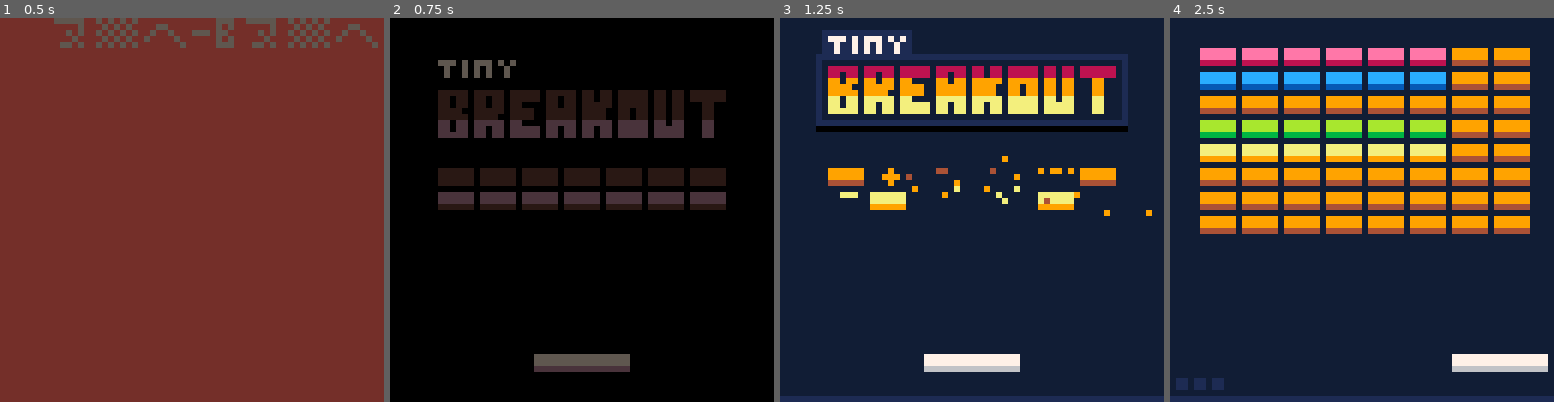
Above: before the commit, frames 1-4 (left to right).
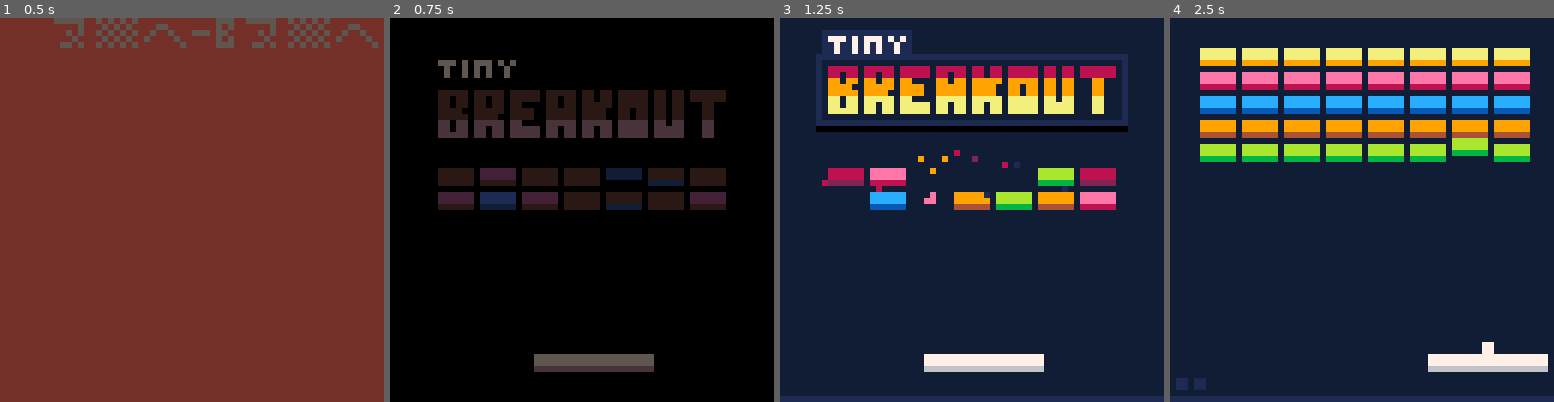
Above: after the commit, the same moments.

Repository: kevinthompson/tiny-breakout-p8
Game: PICO-8 cartridge main.p8
The game is run twice, just before and just after one commit, with the same random seed, the same clock (stepped at 60 frames per second) and the same inputs.
Inputs:
- Up to frame 1 (0.5 s): tap X (X key) at 0.33 s
- Up to frame 2 (0.75 s): tap O (Z key) at 0.7 s
- Up to frame 3 (1.25 s): tap X (X key) at 1.07 s
- Up to frame 4 (2.5 s): hold Right 1.6-2.1 s; tap O (Z key) at 1.7, 2.1 s; tap X (X key) at 1.85 s; hold Up 2.15-2.42 s; hold Right from 2.47 s (still down)

Frame 1 is identical in both runs. In frame 2, 2.6% of the frame differs, in the area x 23-77%, y 39-93%; in frame 3, 5.0%; in frame 4, 28%, in the area x 7-94%, y 7-97%.

Commit message:
additional sound effects

Diff:
--- a/main.p8
+++ b/main.p8
@@ -8,6 +8,7 @@
 #include scripts/debug.lua
 #include scripts/class.lua
 
+#include scripts/animation.lua
 #include scripts/async.lua
 #include scripts/game_object.lua
 #include scripts/entity.lua
@@ -31,14 +32,14 @@
 #include scripts/main.lua
 
 __gfx__
-00000000eeeeee990000000000000000000000000000000000000000000000000000000000000000000000000000000000000000000000000000000000000000
-00000000cccccc990000000000000000000000000000000000000000000000000000000000000000000000000000000000000000000000000000000000000000
-00700700999999990000000000000000000000000000000000000000000000000000000000000000000000000000000000000000000000000000000000000000
-00077000bbbbbb990000000000000000000000000000000000000000000000000000000000000000000000000000000000000000000000000000000000000000
-00077000aaaaaa990000000000000000000000000000000000000000000000000000000000000000000000000000000000000000000000000000000000000000
-00700700999999990000000000000000000000000000000000000000000000000000000000000000000000000000000000000000000000000000000000000000
-00000000999999990000000000000000000000000000000000000000000000000000000000000000000000000000000000000000000000000000000000000000
-00000000999999990000000000000000000000000000000000000000000000000000000000000000000000000000000000000000000000000000000000000000
+00000000aaaaaaaa0000000000000000000000000000000000000000000000000000000000000000000000000000000000000000000000000000000000000000
+00000000eeeeeeee0000000000000000000000000000000000000000000000000000000000000000000000000000000000000000000000000000000000000000
+00700700cccccccc0000000000000000000000000000000000000000000000000000000000000000000000000000000000000000000000000000000000000000
+00077000999999990000000000000000000000000000000000000000000000000000000000000000000000000000000000000000000000000000000000000000
+00077000bbbbbbbb0000000000000000000000000000000000000000000000000000000000000000000000000000000000000000000000000000000000000000
+00700700000000000000000000000000000000000000000000000000000000000000000000000000000000000000000000000000000000000000000000000000
+00000000000000000000000000000000000000000000000000000000000000000000000000000000000000000000000000000000000000000000000000000000
+00000000000000000000000000000000000000000000000000000000000000000000000000000000000000000000000000000000000000000000000000000000
 00000000aaaaaaaa0000000000000000000000000000000000000000000000000000000000000000000000000000000000000000000000000000000000000000
 00000000eeeeeeee0000000000000000000000000000000000000000000000000000000000000000000000000000000000000000000000000000000000000000
 00000000cccccccc0000000000000000000000000000000000000000000000000000000000000000000000000000000000000000000000000000000000000000
--- /dev/null
+++ b/scripts/animation.lua
@@ -0,0 +1,11 @@
+function ease_in(t)
+	return t^2
+end
+
+function ease_out(t)
+	return 1 - (t - 1)^2
+end
+
+function ease_in_out(t)
+  return t < .5 and 2 * t^2 or 1 - 2 * (t - 1)^2
+end
--- a/scripts/entities/ball.lua
+++ b/scripts/entities/ball.lua
@@ -3,8 +3,8 @@
   width = 2,
   height = 2,
   speed = 0.25,
-  min_speed = 0.2,
-  max_speed = 0.8,
+  min_speed = 0.3,
+  max_speed = 0.9,
   active = false,
   sy = 3,
 
@@ -22,8 +22,9 @@
     if vx == 0 and vy == 0 then
       x = player.x + player.width / 2 - 1
     else
-      vx = sgn(vx) * speed
-      vy = sgn(vy) * speed
+      local a = atan2(vx, vy)
+      vx = cos(a) * speed
+      vy = sin(a) * speed
     end
   end,
 
@@ -36,13 +37,19 @@
 
     -- use angle to paddle
     if other:is(paddle) then
+      y = other.y - height
+
       local px = other.x + other.width / 2
       local py = other.y + other.height / 2
       local bx = x + width / 2
       local by = y + height / 2
       local a = atan2(bx - px, by - py)
+
+      -- restrict angle
+      a = mid(.125, a, .375)
       vx = cos(a) * speed
       vy = sin(a) * speed
+
       sfx(2)
     elseif other:is(brick) then
       sfx(1)
@@ -53,7 +60,7 @@
 
   launch = function(_ENV)
     vy = -speed
-    vx = speed
+    vx = (player.x + player.width / 2 >= 32 and speed or -speed)
     active = true
   end,
 
--- a/scripts/entities/block.lua
+++ b/scripts/entities/block.lua
@@ -7,30 +7,31 @@
 
   -- drawing offset
   delay = 0,
-  oy = 0,
 
   after_init = function(_ENV)
     secondary_color = color_map[primary_color]
 
-    if oy != 0 then
+    if sy != 0 then
       async(function()
-        local iy = oy
+        local iy = sy
         local frames = 15
 
         wait(delay)
 
         for i = 1, frames do
-          oy = lerp(iy, 0, 1 - ((i/frames) - 1)^2)
+          sy = lerp(iy, 0, ease_out(i/frames))
           yield()
         end
+
+        sfx(6)
       end)
     end
   end,
 
   draw_shape = function(_ENV)
     local x2 = x + width - 1
-    local y2 = oy + y + height - 1
-    rectfill(x, oy + y, x2, y2 - 1, primary_color)
+    local y2 = sy + y + height - 1
+    rectfill(x, sy + y, x2, y2 - 1, primary_color)
     line(x, y2, x2, y2, secondary_color)
   end
 })
--- a/scripts/entities/brick.lua
+++ b/scripts/entities/brick.lua
@@ -4,9 +4,20 @@
   height = 3,
   health = 1,
 
+  detonate = function(_ENV)
+    async(function()
+      while(#objects > 0) do
+        rnd(objects):destroy()
+        wait(2)
+        sfx(5)
+      end
+    end)
+  end,
+
   before_destroy = function(_ENV)
     local px = x + width / 2
     local py = y + height / 2
+    sfx(5)
 
     for i = 0, 2 do
       particle({
--- a/scripts/entities/life.lua
+++ b/scripts/entities/life.lua
@@ -10,7 +10,7 @@
       wait(delay)
 
       for i = 1,15 do
-        sy = lerp(3, 0, (i/15)^2)
+        sy = lerp(3, 0, ease_in(i/15))
         yield()
       end
     end)
--- a/scripts/entities/paddle.lua
+++ b/scripts/entities/paddle.lua
@@ -4,10 +4,12 @@
   y = 52,
   speed = 0.2,
 
-  width = 16,
+  max_width = 20,
+  min_width = 16,
+  width = 20,
   height = 3,
 
-  semi_solid = true,
+  solid = true,
 
   before_update = function(_ENV)
     vx *= 0.9
@@ -19,4 +21,17 @@
     x = mid(1, x, 63 - width)
     vx = mid(-1, vx, 1)
   end,
+
+  animate_width = function(_ENV, target_width)
+    async(function()
+      local prev_width = width
+
+      for i = 1, 15 do
+        local new_width = lerp(prev_width, target_width, ease_in(i / 15))
+        x += (width - new_width) / 2
+        width = new_width
+        yield()
+      end
+    end)
+  end
 })
--- a/scripts/entity.lua
+++ b/scripts/entity.lua
@@ -189,10 +189,10 @@
         end
 
         -- resolve collision
-        if not collision_object then
+        if collision_object then
+          _ENV[axis] = collision_object[axis] + (dir > 0 and -_ENV[size] or collision_object[size])
+        else
           _ENV[axis] += step
-        else
-          _ENV[axis] = collision_object[axis] + (dir > 0 and -_ENV[size] or collision_object[size])
         end
 
         -- assign collision result
--- a/scripts/main.lua
+++ b/scripts/main.lua
@@ -7,6 +7,13 @@
 
 -- setup global references
 global = _ENV
+
+-- config
+difficulty_settings = {
+  {0.2, 0.6, 16, 20}, -- ball min, ball max, paddle min, paddle max
+  {0.4, 0.8, 12, 16},
+  {0.6, 1.0, 8, 12}
+}
 
 -- configure fade transition
 custom_transition_table = [[
@@ -73,3 +80,12 @@
 function _draw()
   scene.current:draw()
 end
+
+function prompt(text)
+  if show_flashing then
+    local width = 7 + #text * 4
+    local x = 32 - width / 2
+    spr(71, x, 40)
+    print(text, x + 9, 41, 1)
+  end
+end
--- a/scripts/scenes/game.lua
+++ b/scripts/scenes/game.lua
@@ -4,7 +4,7 @@
 
     -- life entities (for animation)
     for i = 0, 2 do
-      local l = life({
+      life({
         x = 1 + i * 3,
         y = 60,
         delay = i * 5
@@ -26,11 +26,8 @@
       height = 1,
       on_hit = function()
         -- reduce paddle size when hitting ceiling
-        local paddle_size = max(player.width - 2, 8)
-
-        if paddle_size < player.width then
-          player.width = paddle_size
-          player.x += 1
+        if player.width == paddle.max_width then
+          player:animate_width(paddle.min_width)
           sfx(3)
         end
       end
@@ -73,7 +70,7 @@
         current_ball:destroy()
         current_ball = nil
 
-        screen:shake(2, 3)
+        screen:shake(2, 5)
         sfx(4)
 
         if #life.objects > 0 then
@@ -96,10 +93,8 @@
     -- draw prompt
     if not loading
     and current_ball
-    and not current_ball.active
-    and show_flashing then
-      spr(71, 20, 40)
-      print("play", 29, 41, 1)
+    and not current_ball.active then
+      prompt("play")
     end
   end,
 
@@ -115,7 +110,7 @@
         current_ball = ball()
 
         for i = 1, frames do
-          current_life.sy = lerp(0, 3, (i / frames)^2)
+          current_life.sy = lerp(0, 3, ease_in(i / frames))
           yield()
         end
 
@@ -123,7 +118,7 @@
       end
 
       for i = 1, frames do
-        current_ball.sy = lerp(3, 0,  1 - ((i/frames) - 1)^2)
+        current_ball.sy = lerp(3, 0, ease_out(i/frames))
         yield()
       end
 
@@ -133,6 +128,14 @@
 
   load_next_level = function(_ENV)
     difficulty += 1
+
+    local settings = difficulty_settings[difficulty]
+    ball.min_speed = settings[1]
+    ball.max_speed = settings[2]
+    paddle.min_width = settings[3]
+    paddle.max_width = settings[4]
+    player:animate_width(paddle.max_width)
+
     _ENV:load_level(rnd(levels[difficulty]))
   end,
 
@@ -149,8 +152,8 @@
           brick({
             x = 33 - (brick.width + 1) * 4 + (x - sx) * (brick.width + 1),
             y = 5 + (y - sy) * (brick.height + 1),
-            oy = -128,
-            delay = #brick.objects/2,
+            sy = -128,
+            delay = #brick.objects + rnd(5),
             primary_color = pixel_color
           })
         end
--- a/scripts/scenes/game_over.lua
+++ b/scripts/scenes/game_over.lua
@@ -1,10 +1,18 @@
 game_over = scene:extend({
   init = function(_ENV)
+    brick:detonate()
   end,
 
   update = function(_ENV)
+    if btnp(5) then
+      scene:load(game)
+    end
   end,
 
   draw = function(_ENV)
+    game.draw(_ENV)
+    prompt("again")
+
+    -- todo: draw game over message
   end
 })
--- a/scripts/scenes/title.lua
+++ b/scripts/scenes/title.lua
@@ -6,7 +6,7 @@
     for i = 1, 14 do
       local x = 8 + ((i - 1) % 7) * 7
       local y = 25 + ((i - 1) \ 7) * 4
-      brick({ x = x, y = y, primary_color = i > 7 and 10 or 9 })
+      brick({ x = x, y = y, primary_color = 8 + rnd(7)\1 })
     end
 
     global.player = paddle({ x = 24, y = 56 })
@@ -16,17 +16,11 @@
     -- load game if any button pressed
     if not loading and btn(5) then
       loading = true
-      async(function()
-        while(#brick.objects > 0) do
-          rnd(brick.objects):destroy()
-          wait(1)
-          sfx(3)
-        end
-      end)
+      brick:detonate()
 
       async(function()
         for i = 1, 30 do
-          logo_y = lerp(6, -25, (i/30)^2)
+          logo_y = lerp(6, -25, ease_in(i/30))
           yield()
         end
 
@@ -46,9 +40,8 @@
     entity:each("draw")
 
     -- draw prompt
-    if not loading and show_flashing  then
-      spr(71, 18, 40)
-      print("start", 27, 41, 1)
+    if not loading then
+      prompt("start")
     end
 
     line(0, 63, 128, 63, 1)
Not shown, changed: the sound effects (__sfx__) section of main.p8
Not shown, changed: art/spritesheet.png
